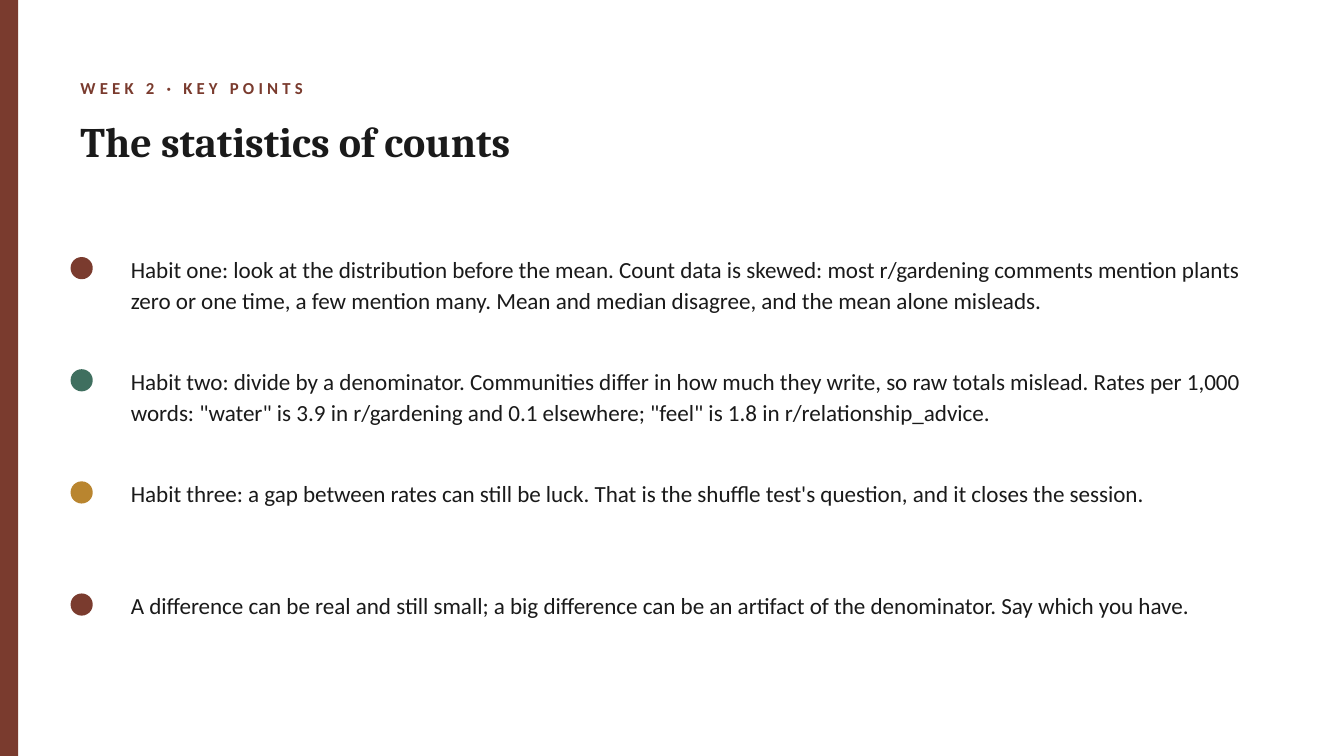
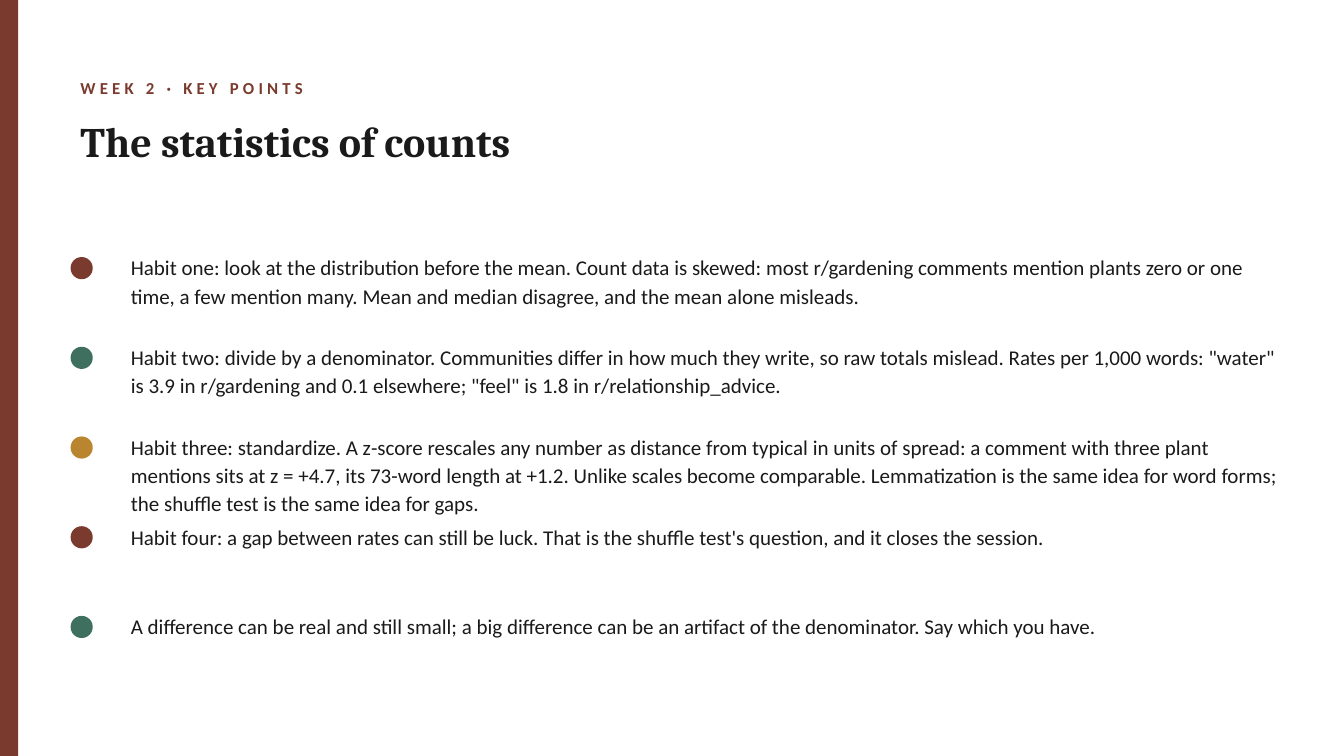
Before and after one commit to lucianli123/culture-as-data-2026, a slide deck: slide 7 of slides/pptx/week-02.pptx. Drawn at 1344x756 pixels with LibreOffice and Linux fonts; fonts in the diff are those of the drawing. Boxes give left, top, right and bottom in pixels: in the first picture for what was removed or moved away, otherwise in the second. Text is boxed around its words. In the diff, an @@ line names an element or a change of style, - is before the commit and + after.

Commit message:
Week 2: standardization as fourth statistics habit (z-scores), variance-standardized keyness (Fightin' Words), lemmatization framed as standardization

```diff
--- a/slides/pptx/week-02.pptx
+++ b/slides/pptx/week-02.pptx
@@ ellipse: place and size @@
-ellipse at bbox=[71, 369, 93, 391]
+ellipse at bbox=[71, 347, 93, 369]
@@ text "Habit two: divide by a ...": place and size @@
-text "Habit two: divide by a ..." at bbox=[131, 374, 1239, 425]
+text "Habit two: divide by a ..." at bbox=[131, 350, 1275, 397]
@@ ellipse: place and size @@
-ellipse at bbox=[71, 482, 93, 504]
+ellipse at bbox=[71, 437, 93, 459]
@@ text added at bbox=[131, 440, 1277, 515], 15 pt, text #1A1A1A @@
+Habit three: standardize. A z-score rescales any number as distance from typical in units of spread: a comment with three plant mentions sits at z = +4.7, its 73-word length at +1.2. Unlike scales become comparable. Lemmatization is the same idea for word forms; the shuffle test is the same idea for gaps.
@@ ellipse: place and size @@
-ellipse at bbox=[71, 594, 93, 616]
+ellipse at bbox=[71, 526, 93, 548]
@@ text at bbox=[131, 530, 1043, 549]: text changed; size 16.5 to 15 pt @@
-Habit three: a gap between rates can still be luck. That is the shuffle test's question, and it closes the session.
+Habit four: a gap between rates can still be luck. That is the shuffle test's question, and it closes the session.
@@ ellipse added at bbox=[71, 616, 93, 638], fill #3F6F5F @@
@@ size 16.5 to 15 pt in 3 elements at bbox=[131, 260, 1243, 308], bbox=[131, 350, 1275, 397], bbox=[131, 619, 1095, 638] @@
@@ text "A difference can be real ...": place and size @@
-text "A difference can be real ..." at bbox=[131, 598, 1188, 618]
+text "A difference can be real ..." at bbox=[131, 619, 1095, 638]
```
Also in this commit, not shown: 2 other slides changed, 14 other files.
